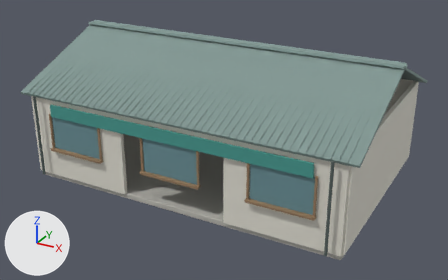
One commit to the Blender file art/blender/coastal_post.blend: the scene before it, then after it.
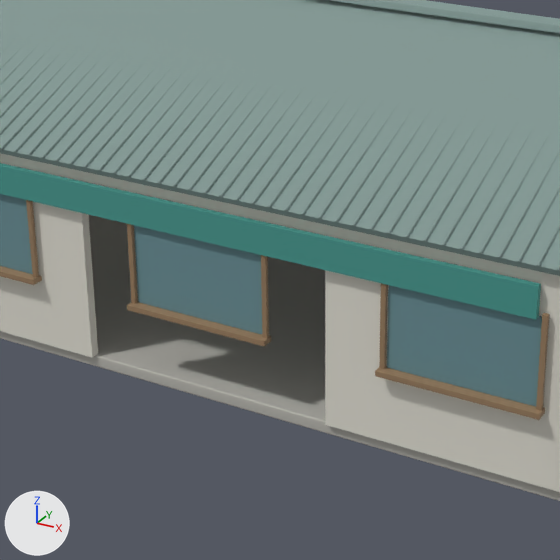
Old and new are each drawn whole from a camera (50 mm lens) standing at (10.47, -19.44, 10.64) and looking at (0.09, -0.57, 1.21) and again close up on the part from 19% to 72% of the width and 15% to 100% of the height. The lights are fixed; the arrows at lower left show +X, +Y and +Z. The first two pictures are the older version.

The first close-up shows 'concrete', 'glass', 'plaster', 'roof', 'teal', 'wood'.
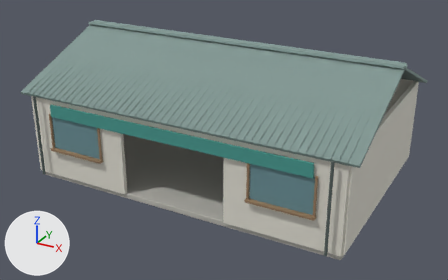
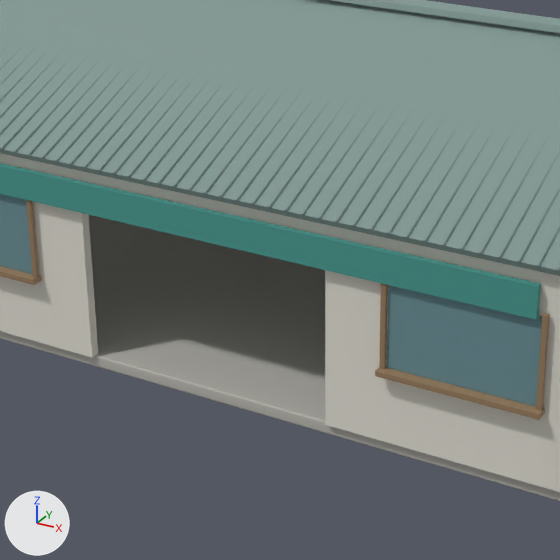
The change, as a list of edits to the scene's bpy script:
```text
Change me_cube_134:
    used by ob_glass; location = (-4.0, -4.09, 1.8)
    remove me_cube_134.from_pydata(...)  # 24 vertices, 18 faces; spans x -1.05..9.05, y -0.03..0.03, z -0.62..0.62
    add me_cube_134.from_pydata(...)  # 16 vertices, 12 faces; spans x -1.05..9.05, y -0.03..0.03, z -0.62..0.62
    me_cube_134 part 1: the loose piece of 8 vertices spanning x 2.95..5.05, y -0.03..0.03, z -0.62..0.62 is deleted
Change me_cube_137:
    used by ob_wood; location = (-4.0, -4.17, 1.13)
    remove me_cube_137.from_pydata(...)  # 72 vertices, 54 faces; spans x -1.15..9.15, y -0.09..0.09, z -0.04..1.37
    add me_cube_137.from_pydata(...)  # 48 vertices, 36 faces; spans x -1.15..9.15, y -0.09..0.09, z -0.04..1.37
    me_cube_137 part 2: the loose piece of 8 vertices spanning x 2.87..2.94, y 0.0..0.06, z -0.03..1.37 is deleted
    me_cube_137 part 3: the loose piece of 8 vertices spanning x 5.07..5.13, y 0.0..0.06, z -0.03..1.37 is deleted
    me_cube_137 part 4: the loose piece of 8 vertices spanning x 2.85..5.15, y -0.09..0.09, z -0.04..0.04 is deleted
```

Boxes [x1, y1, x2, y2] around the edits, measured in the close-ups (560 x 560 px):
part 1 of me_cube_134, deleted (cyan): before [134, 225, 262, 334]
part 2 of me_cube_137, deleted (brown): before [127, 224, 138, 304]
part 3 of me_cube_137, deleted (brown): before [261, 255, 269, 338]
part 4 of me_cube_137, deleted (brown): before [127, 302, 271, 347]
